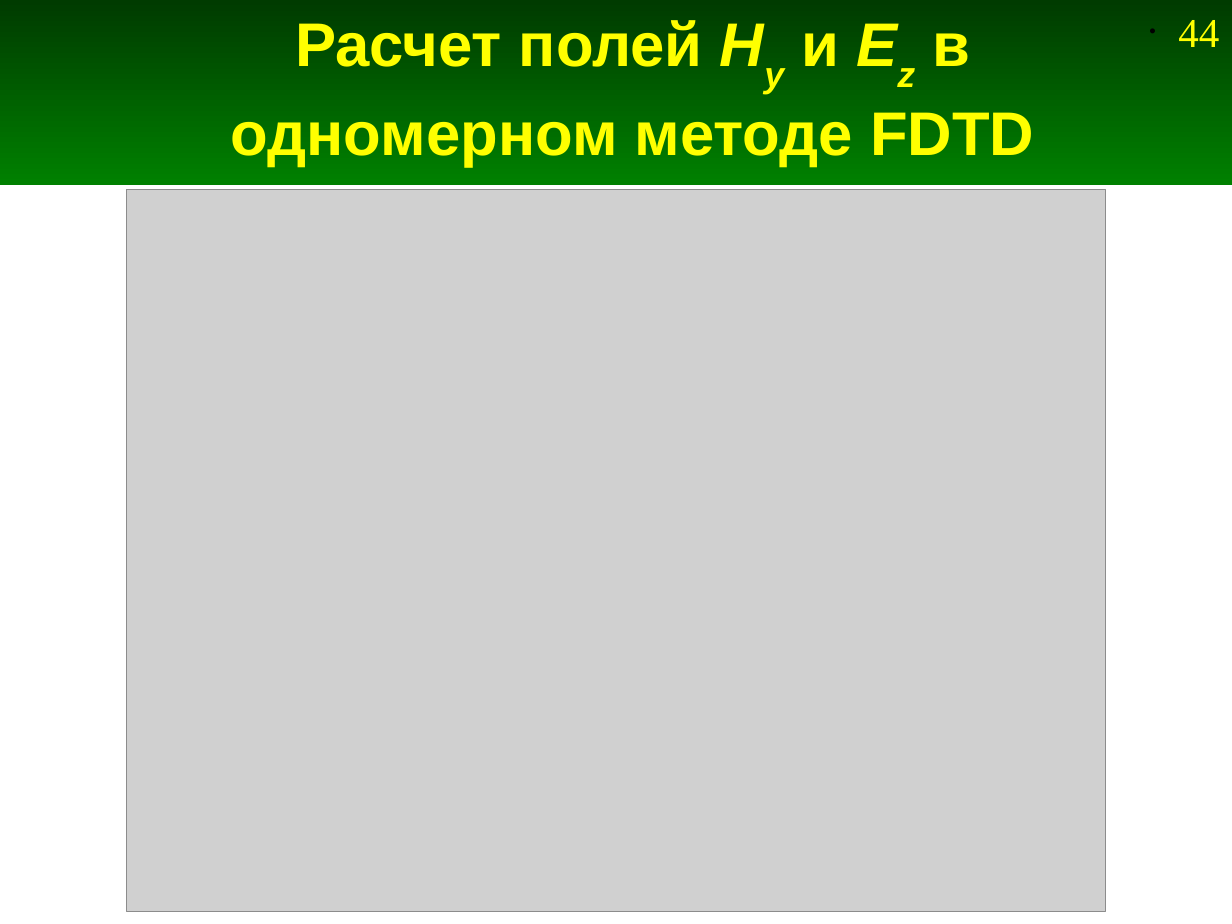
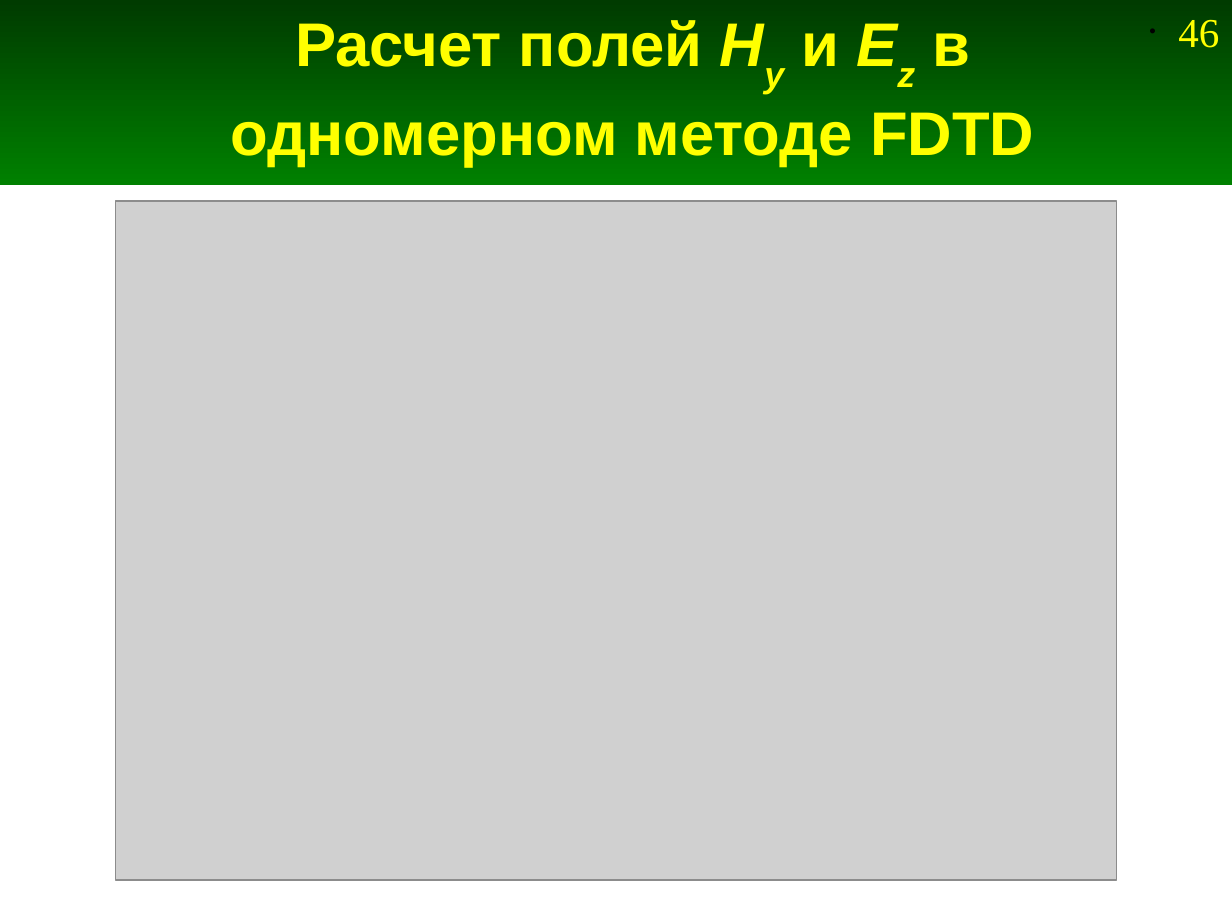
Before and after one commit to Jenyay/modelling, a slide deck: slide 46 of fdtd/presentations/04. FDTD-1D.odp (slide 44 before the commit). Drawn at 1232x924 pixels with LibreOffice and Linux fonts; fonts in the diff are those of the drawing; grey boxes stand for pictures. Boxes give left, top, right and bottom in pixels: in the first picture for what was removed or moved away, otherwise in the second. Text is boxed around its words. In the diff, an @@ line names an element or a change of style, - is before the commit and + after.

Commit message:
Обновление картинок для презентации по FDTD

```diff
--- a/fdtd/presentations/04. FDTD-1D.odp
+++ b/fdtd/presentations/04. FDTD-1D.odp
@@ page number at bbox=[1178, 19, 1219, 48]: text changed @@
-• 44
+• 46
@@ picture: place and size @@
-picture at bbox=[126, 190, 1105, 912]
+picture at bbox=[116, 201, 1117, 880]
```
Also in this commit, not shown: 2 other slides changed, 2 slides added, 20 other files.
